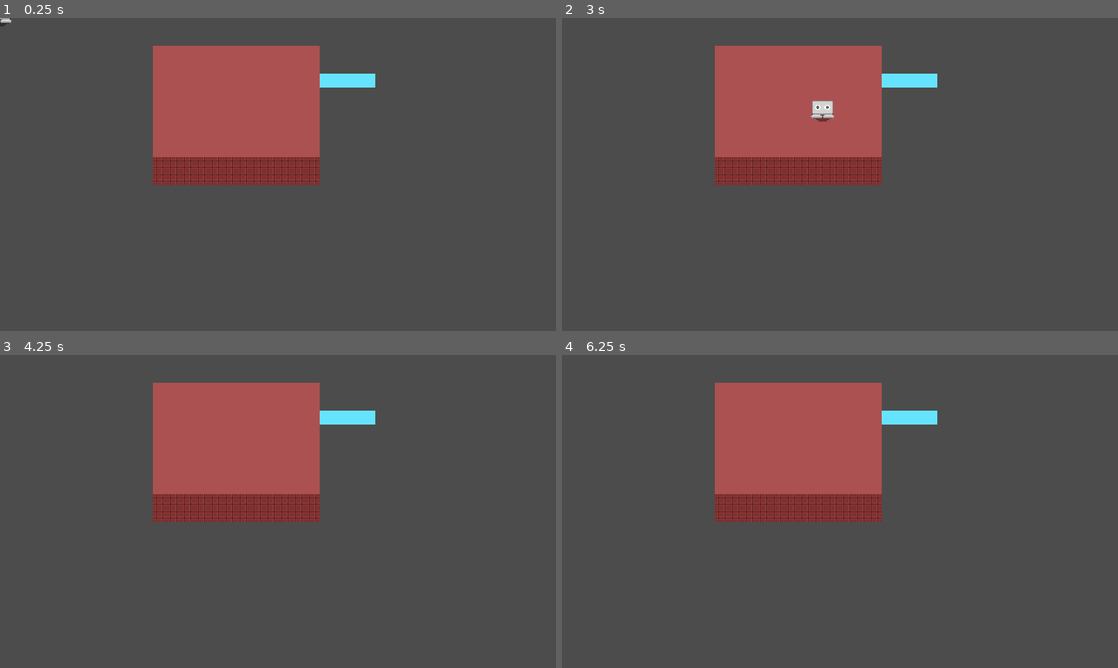
Above: before the commit, frames 1-4 (two rows, left to right).
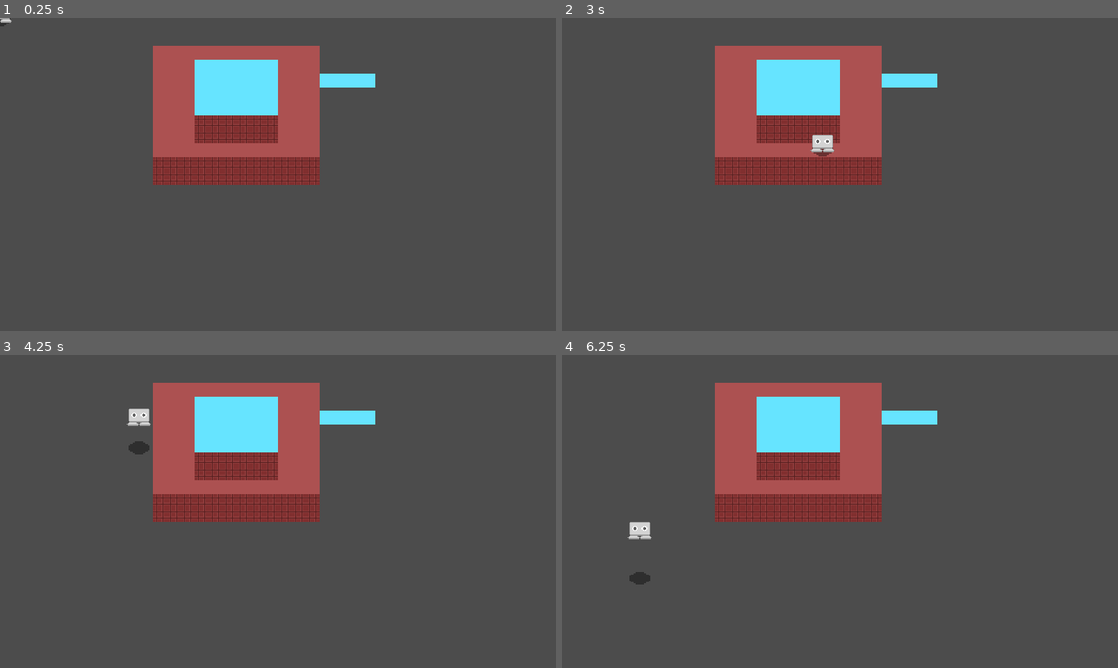
Above: after the commit, the same moments.

Repository: calsf/er
Game: Godot game, scene res://Level_1.tscn
Two runs of this game, one before a commit and one after it. Both use one fixed random seed, a clock stepped at 60 frames per second and the inputs below.
Inputs:
- Up to frame 1 (0.25 s): no input
- Up to frame 2 (3 s): tap Enter at 0.5 s; hold D (move_right) 0.53-1.28 s; tap Space (jump) at 0.77, 1.52 s; hold S (move_down) 1.28-2.03 s; hold D (move_right) 2.03-2.78 s; hold W (move_up) from 2.78 s (still down)
- Up to frame 3 (4.25 s): tap Space (jump) at 3.02, 3.77 s; release W (move_up) at 3.53 s; hold A (move_left) from 3.53 s (still down)
- Up to frame 4 (6.25 s): tap Space (jump) at 4.52, 6.02 s; release A (move_left) at 5.03 s; hold S (move_down) 5.03-5.78 s; hold D (move_right) from 5.78 s (still down)

The runs differ from the first frame. In frame 1, 4.0% of the frame differs, in the area x 35-50%, y 13-40%; in frame 2, 4.1%; in frame 3, 4.3%, in the area x 22-50%, y 13-40%; in frame 4, 4.3%.

Commit message:
adding elevation 2 and fixing elevation/jump system

Diff:
--- a/Elevation1_Collision.tscn
+++ b/Elevation1_Collision.tscn
@@ -17,14 +17,14 @@
 
 [node name="CollisionShape2D" type="CollisionShape2D" parent="ElevatedArea1"]
 
-[node name="BoundaryBody" type="StaticBody2D" parent="."]
+[node name="BoundaryBody1" type="StaticBody2D" parent="."]
 collision_layer = 2147483656
 collision_mask = 0
 
-[node name="CollisionShape2D" type="CollisionShape2D" parent="BoundaryBody"]
+[node name="CollisionShape2D" type="CollisionShape2D" parent="BoundaryBody1"]
 
-[node name="WallBody" type="StaticBody2D" parent="."]
+[node name="WallBody1" type="StaticBody2D" parent="."]
 collision_layer = 2147483664
 collision_mask = 0
 
-[node name="CollisionShape2D" type="CollisionShape2D" parent="WallBody"]
+[node name="CollisionShape2D" type="CollisionShape2D" parent="WallBody1"]
--- /dev/null
+++ b/Elevation2_Collision.gd
@@ -0,0 +1,3 @@
+extends Node2D
+
+var elevation = 64
--- /dev/null
+++ b/Elevation2_Collision.tscn
@@ -0,0 +1,30 @@
+[gd_scene load_steps=2 format=2]
+
+[ext_resource path="res://Elevation2_Collision.gd" type="Script" id=1]
+
+[node name="Elevation2_Collision" type="Node2D"]
+script = ExtResource( 1 )
+
+[node name="EntryArea2" type="Area2D" parent="."]
+collision_layer = 32
+collision_mask = 0
+
+[node name="CollisionShape2D" type="CollisionShape2D" parent="EntryArea2"]
+
+[node name="ElevationArea2" type="Area2D" parent="."]
+collision_layer = 64
+collision_mask = 0
+
+[node name="CollisionShape2D" type="CollisionShape2D" parent="ElevationArea2"]
+
+[node name="BoundaryBody2" type="StaticBody2D" parent="."]
+collision_layer = 128
+collision_mask = 0
+
+[node name="CollisionShape2D" type="CollisionShape2D" parent="BoundaryBody2"]
+
+[node name="WallBody2" type="StaticBody2D" parent="."]
+collision_layer = 256
+collision_mask = 0
+
+[node name="CollisionShape2D" type="CollisionShape2D" parent="WallBody2"]
--- a/Level_1.tscn
+++ b/Level_1.tscn
@@ -1,10 +1,55 @@
-[gd_scene load_steps=9 format=2]
+[gd_scene load_steps=15 format=2]
 
 [ext_resource path="res://Player/Player.tscn" type="PackedScene" id=1]
 [ext_resource path="res://Elevation1_Collision.tscn" type="PackedScene" id=2]
 [ext_resource path="res://Elevations/1/tileset_1.png" type="Texture" id=3]
+[ext_resource path="res://Elevation2_Collision.tscn" type="PackedScene" id=4]
 
 [sub_resource type="TileSet" id=1]
+0/name = "tileset_1.png 0"
+0/texture = ExtResource( 3 )
+0/tex_offset = Vector2( 0, 0 )
+0/modulate = Color( 1, 1, 1, 1 )
+0/region = Rect2( 0, 0, 16, 16 )
+0/tile_mode = 0
+0/occluder_offset = Vector2( 0, 0 )
+0/navigation_offset = Vector2( 0, 0 )
+0/shape_offset = Vector2( 0, 0 )
+0/shape_transform = Transform2D( 1, 0, 0, 1, 0, 0 )
+0/shape_one_way = false
+0/shape_one_way_margin = 0.0
+0/shapes = [  ]
+0/z_index = 0
+1/name = "tileset_1.png 1"
+1/texture = ExtResource( 3 )
+1/tex_offset = Vector2( 0, 0 )
+1/modulate = Color( 1, 1, 1, 1 )
+1/region = Rect2( 16, 0, 16, 16 )
+1/tile_mode = 0
+1/occluder_offset = Vector2( 0, 0 )
+1/navigation_offset = Vector2( 0, 0 )
+1/shape_offset = Vector2( 0, 0 )
+1/shape_transform = Transform2D( 1, 0, 0, 1, 0, 0 )
+1/shape_one_way = false
+1/shape_one_way_margin = 0.0
+1/shapes = [  ]
+1/z_index = 0
+2/name = "tileset_1.png 2"
+2/texture = ExtResource( 3 )
+2/tex_offset = Vector2( 0, 0 )
+2/modulate = Color( 1, 1, 1, 1 )
+2/region = Rect2( 32, 0, 16, 16 )
+2/tile_mode = 0
+2/occluder_offset = Vector2( 0, 0 )
+2/navigation_offset = Vector2( 0, 0 )
+2/shape_offset = Vector2( 0, 0 )
+2/shape_transform = Transform2D( 1, 0, 0, 1, 0, 0 )
+2/shape_one_way = false
+2/shape_one_way_margin = 0.0
+2/shapes = [  ]
+2/z_index = 0
+
+[sub_resource type="TileSet" id=4]
 0/name = "tileset_1.png 0"
 0/texture = ExtResource( 3 )
 0/tex_offset = Vector2( 0, 0 )
@@ -54,11 +99,23 @@
 [sub_resource type="RectangleShape2D" id=3]
 extents = Vector2( 96.3817, 64.5356 )
 
-[sub_resource type="RectangleShape2D" id=4]
-extents = Vector2( 98.7664, 50.8578 )
+[sub_resource type="RectangleShape2D" id=9]
+extents = Vector2( 97.1938, 50.3737 )
+
+[sub_resource type="RectangleShape2D" id=10]
+extents = Vector2( 96.8876, 16.3536 )
 
 [sub_resource type="RectangleShape2D" id=5]
-extents = Vector2( 96.8471, 16.2154 )
+extents = Vector2( 48.7034, 31.3772 )
+
+[sub_resource type="RectangleShape2D" id=6]
+extents = Vector2( 48.5955, 32.5308 )
+
+[sub_resource type="RectangleShape2D" id=7]
+extents = Vector2( 49.2298, 16.1999 )
+
+[sub_resource type="RectangleShape2D" id=8]
+extents = Vector2( 49.2909, 16.1471 )
 
 [node name="Level_1" type="Node2D"]
 
@@ -68,11 +125,18 @@
 format = 1
 tile_data = PoolIntArray( 131083, 1, 0, 131084, 1, 0, 131085, 1, 0, 131086, 1, 0, 131087, 1, 0, 131088, 1, 0, 131089, 1 …(1643 unchanged characters)…
 
+[node name="Elevation2_TileMap" type="TileMap" parent="."]
+tile_set = SubResource( 4 )
+cell_size = Vector2( 16, 16 )
+format = 1
+tile_data = PoolIntArray( 196622, 0, 0, 196623, 0, 0, 196624, 0, 0, 196625, 0, 0, 196626, 0, 0, 196627, 0, 0, 262158, 0, 0, 262159, 0, 0, 262160, 0, 0, 262161, 0, 0, 262162, 0, 0, 262163, 0, 0, 327694, 0, 0, 327695, 0, 0, 327696, 0, 0, 327697, 0, 0, 327698, 0, 0, 327699, 0, 0, 393230, 0, 0, 393231, 0, 0, 393232, 0, 0, 393233, 0, 0, 393234, 0, 0, 393235, 0, 0, 458766, 2, 0, 458767, 2, 0, 458768, 2, 0, 458769, 2, 0, 458770, 2, 0, 458771, 2, 0, 524302, 2, 0, 524303, 2, 0, 524304, 2, 0, 524305, 2, 0, 524306, 2, 0, 524307, 2, 0 )
+
 [node name="YSort" type="YSort" parent="."]
 
 [node name="Player" parent="YSort" instance=ExtResource( 1 )]
 
 [node name="Elevation1_Collision" parent="." instance=ExtResource( 2 )]
+visible = false
 
 [node name="CollisionShape2D" parent="Elevation1_Collision/EntryArea1" index="0"]
 position = Vector2( 271.949, 126.677 )
@@ -82,12 +146,32 @@
 position = Vector2( 271.982, 95.5998 )
 shape = SubResource( 3 )
 
-[node name="CollisionShape2D" parent="Elevation1_Collision/BoundaryBody" index="0"]
-position = Vector2( 271.89, 110.467 )
-shape = SubResource( 4 )
+[node name="CollisionShape2D" parent="Elevation1_Collision/BoundaryBody1" index="0"]
+position = Vector2( 271.625, 110.649 )
+shape = SubResource( 9 )
 
-[node name="CollisionShape2D" parent="Elevation1_Collision/WallBody" index="0"]
-position = Vector2( 272.007, 177.263 )
+[node name="CollisionShape2D" parent="Elevation1_Collision/WallBody1" index="0"]
+position = Vector2( 272.03, 177.009 )
+shape = SubResource( 10 )
+
+[node name="Elevation2_Collision" parent="." instance=ExtResource( 4 )]
+
+[node name="CollisionShape2D" parent="Elevation2_Collision/EntryArea2" index="0"]
+position = Vector2( 271.818, 112.303 )
 shape = SubResource( 5 )
 
+[node name="CollisionShape2D" parent="Elevation2_Collision/ElevationArea2" index="0"]
+position = Vector2( 272.152, 79.9736 )
+shape = SubResource( 6 )
+
+[node name="CollisionShape2D" parent="Elevation2_Collision/BoundaryBody2" index="0"]
+position = Vector2( 271.867, 96.5915 )
+shape = SubResource( 7 )
+
+[node name="CollisionShape2D" parent="Elevation2_Collision/WallBody2" index="0"]
+position = Vector2( 272.077, 128.532 )
+shape = SubResource( 8 )
+
 [editable path="Elevation1_Collision"]
+
+[editable path="Elevation2_Collision"]
--- a/Player/Player.gd
+++ b/Player/Player.gd
@@ -11,9 +11,13 @@
 var has_jumped = false
 var is_tumbling = false
 
-var max_height = 64
+var max_height = 48
 var added_height = 0
 var ground_elevation = 32
+
+# when entered new elevation, waits to hit ground before assigning new ground elevation
+# uses added_height to determine height until no longer awaiting_new_elevation
+var awaiting_new_elevation = false
 
 onready var player_shadow = $Shadow
 onready var player_sprite = $PlayerSprite
@@ -63,13 +67,14 @@
 		if added_height > 0:
 			added_height -= 4
 			player_sprite.position.y += 4
-		elif added_height <= ground_elevation:
+		else:
 			is_falling = false
 			max_height = 48
 			added_height = 0
 			has_jumped = false
 			has_double_jumped = false
 			hurtbox.disabled = false
+			awaiting_new_elevation = false
 
 	else:
 		# get if player area is overlapping a wall, if it is, tumble down
@@ -82,11 +87,21 @@
 			is_tumbling = false
 			collision_shape.disabled = false
 
+	# calculate current elevation
+	var curr_elevation = added_height
+	if !awaiting_new_elevation:
+		curr_elevation += ground_elevation
+
 	# boundary mask layer of elevation 1
-	set_collision_mask_bit(3, ground_elevation + added_height < 32)
+	set_collision_mask_bit(3, curr_elevation < 32 and ground_elevation < 32)
+	# boundary mask layer of elevation 2
+	set_collision_mask_bit(7, curr_elevation < 64 and ground_elevation < 64)
 
 	# wall mask layer of elevation 1
 	set_collision_mask_bit(4, get_collision_mask_bit(3))
+	# wall mask layer of elevation 2
+	set_collision_mask_bit(8, get_collision_mask_bit(7))
+	print(get_collision_mask_bit(8))
 
 	# Maintain sprite positions when grounded
 	if (added_height <= 0):
@@ -94,10 +109,10 @@
 		player_shadow.position.y = 2
 
 	# PLAYER DEATH CHECK (ELEVATION 0 and not in air)
-	if ground_elevation == 0 and added_height <= 0:
-		position = Vector2.ZERO
-		print("DEAD")
-		ground_elevation = 32
+	#if ground_elevation == 0 and added_height <= 0:
+		#position = Vector2.ZERO
+		#print("DEAD")
+		#ground_elevation = 32
 
 
 # input func for tap input events
@@ -121,19 +136,25 @@
 func _on_DetectElevEntry_area_entered(area):
 	var area_elev = area.get_owner().elevation	# Get elevation of entered area
 	# check for players height before allowing entry into new elevation
-	if (ground_elevation != area_elev and ground_elevation + added_height >= area_elev):
-		ground_elevation = area_elev
-		added_height -= ground_elevation
-		player_sprite.position.y += ground_elevation
-		position.y -= ground_elevation
+	# only enter higher elevations
+	if ground_elevation < area_elev:
+		if (awaiting_new_elevation and added_height >= area_elev or
+		!awaiting_new_elevation and ground_elevation + added_height >= area_elev):
+			ground_elevation = area_elev
+			added_height -= 32
+			player_sprite.position.y += 32
+			position.y -= 32
+			awaiting_new_elevation = true
 
 # Detect elevation area exit
 func _on_DetectElevArea_area_exited(area):
 	var area_elev = area.get_owner().elevation	# Get elevation of exited area
 	if (ground_elevation == area_elev):
-		added_height += ground_elevation
-		player_sprite.position.y -= ground_elevation
-		position.y += ground_elevation
-		ground_elevation = 0
+		added_height += 32
+		player_sprite.position.y -= 32
+		position.y += 32
+		if ground_elevation == 32:
+			set_collision_mask_bit(3, true)
+
+		ground_elevation -= 32
 		is_falling = true
-		set_collision_mask_bit(3, true)
--- a/Player/Player.tscn
+++ b/Player/Player.tscn
@@ -21,7 +21,7 @@
 height = 12.3822
 
 [node name="Player" type="KinematicBody2D"]
-collision_mask = 16
+collision_mask = 408
 script = ExtResource( 3 )
 
 [node name="Shadow" type="Sprite" parent="."]
@@ -40,13 +40,15 @@
 
 [node name="PlayerArea2D" type="Area2D" parent="."]
 collision_layer = 0
-collision_mask = 16
+collision_mask = 272
 
 [node name="CollisionShape2D" type="CollisionShape2D" parent="PlayerArea2D"]
 rotation = 1.5708
 shape = SubResource( 2 )
 
 [node name="HurtboxArea2D" type="Area2D" parent="."]
+collision_layer = 0
+collision_mask = 0
 
 [node name="CollisionShape2D" type="CollisionShape2D" parent="HurtboxArea2D"]
 rotation = 1.5708
@@ -54,7 +56,7 @@
 
 [node name="DetectElevEntry" type="Area2D" parent="."]
 collision_layer = 0
-collision_mask = 2
+collision_mask = 34
 
 [node name="CollisionShape2D" type="CollisionShape2D" parent="DetectElevEntry"]
 rotation = 1.5708
@@ -62,7 +64,7 @@
 
 [node name="DetectElevArea" type="Area2D" parent="."]
 collision_layer = 0
-collision_mask = 4
+collision_mask = 68
 
 [node name="CollisionShape2D" type="CollisionShape2D" parent="DetectElevArea"]
 rotation = 1.5708
--- a/project.godot
+++ b/project.godot
@@ -62,6 +62,10 @@
 2d_physics/layer_3="Elev1_Area"
 2d_physics/layer_4="Elev1_Boundary"
 2d_physics/layer_5="Elev1_Wall"
+2d_physics/layer_6="Elev2_Entry"
+2d_physics/layer_7="Elev2_Area"
+2d_physics/layer_8="Elev2_Boundary"
+2d_physics/layer_9="Elev2_Wall"
 
 [rendering]
 
